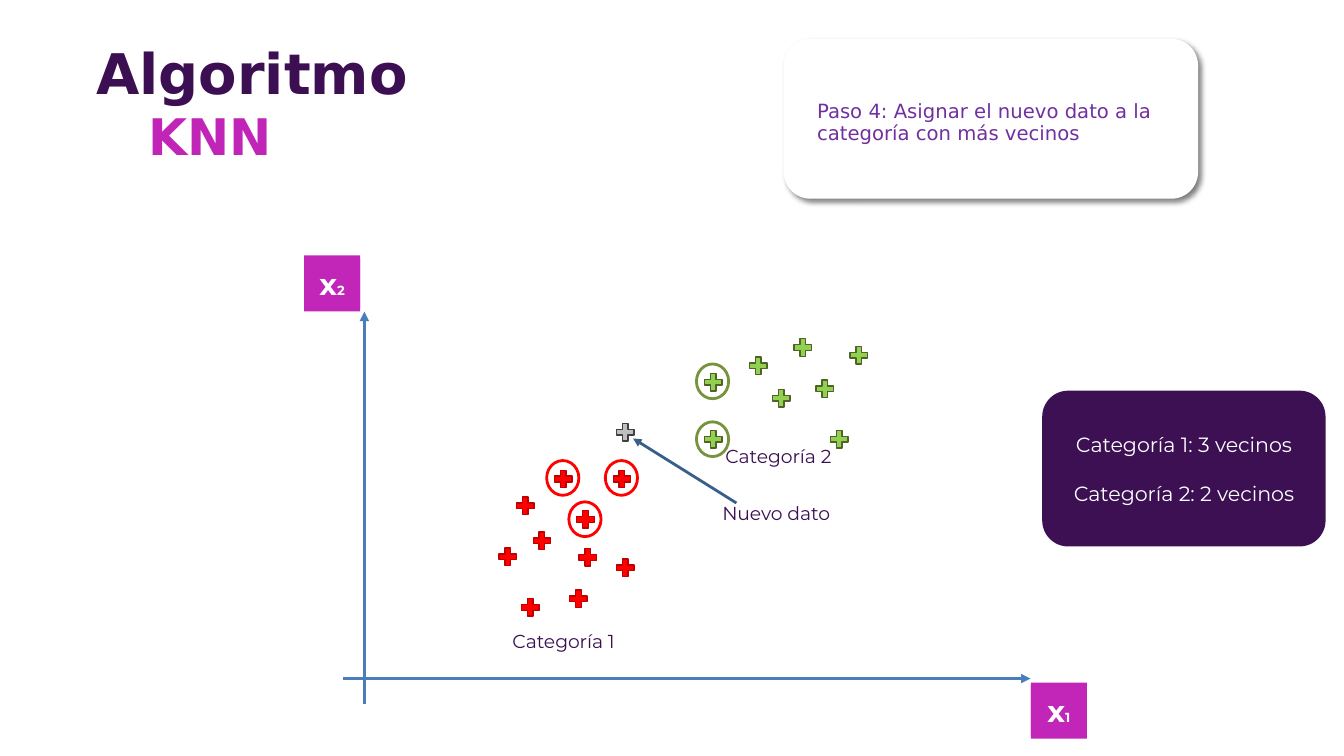
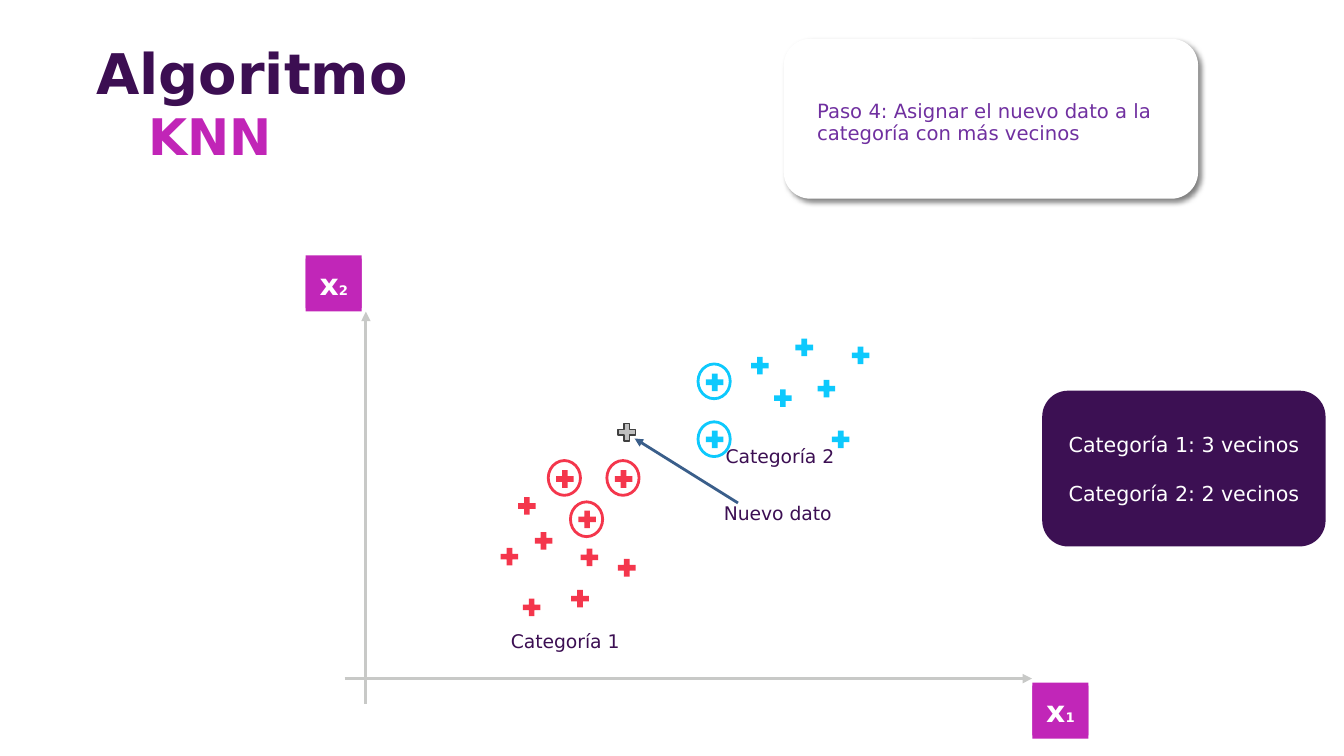
Before and after one commit to csameshiman/Axity_Curso_ML_2023, a slide deck: slide 12 of Diapositivas/Parte 03.Clasificación/03_02_KNN.pptx. Drawn at 1344x756 pixels with LibreOffice and Linux fonts; fonts in the diff are those of the drawing; background and template pictures are left out. Boxes give left, top, right and bottom in pixels: in the first picture for what was removed or moved away, otherwise in the second. Text is boxed around its words. In the diff, an @@ line names an element or a change of style, - is before the commit and + after.

```diff
--- a/Diapositivas/Parte 03.Clasificación/03_02_KNN.pptx
+++ b/Diapositivas/Parte 03.Clasificación/03_02_KNN.pptx
@@ arrow (366, 704) - (366, 312): stroke #4A7EBB 2.25 pt to #C8C9C7 2.25 pt @@
@@ fill #92D050 to #0DC9FD; outline #4F6228 1 pt to none; outline redrawn in 8 elements at <box>815,377,838,400</box>, <box>772,387,795,410</box>, <box>703,371,726,394</box>, <box>829,428,852,451</box>, <box>703,428,726,451</box>, <box>749,355,772,377</box>, <box>850,343,872,366</box>, <box>793,336,816,359</box> @@
@@ ellipse at <box>699,364,731,398</box>: outline #77933C 2 pt to #0DC9FD 2 pt @@
@@ freeform shape at <box>616,421,639,444</box>: outline redrawn @@
@@ ellipse at <box>699,422,731,457</box>: outline #77933C 2 pt to #0DC9FD 2 pt @@
@@ fill #FF0000 to #F4364C; outline #C00000 1 pt to none; outline redrawn in 10 elements at <box>498,545,521,568</box>, <box>532,529,555,552</box>, <box>575,508,598,531</box>, <box>553,468,576,490</box>, <box>568,587,591,610</box>, <box>520,596,543,618</box>, <box>578,546,601,569</box>, <box>613,468,636,490</box>, <box>616,556,639,579</box>, <box>516,495,539,518</box> @@
@@ outline #FF0000 2 pt to #F4364C 2 pt in 3 elements at <box>607,461,639,495</box>, <box>548,461,581,495</box>, <box>571,502,603,536</box> @@
@@ font Montserrat to DejaVu Sans in 6 elements at <box>1069,435,1299,506</box>, <box>1032,686,1089,735</box>, <box>306,259,362,309</box>, <box>511,633,620,652</box>, <box>726,448,834,467</box>, <box>724,505,832,521</box> @@
@@ arrow (345, 679) - (1032, 679): stroke #4A7EBB 2.25 pt to #C8C9C7 2.25 pt @@
```
Also in this commit, not shown: 9 other slides changed, 2 slides added.
